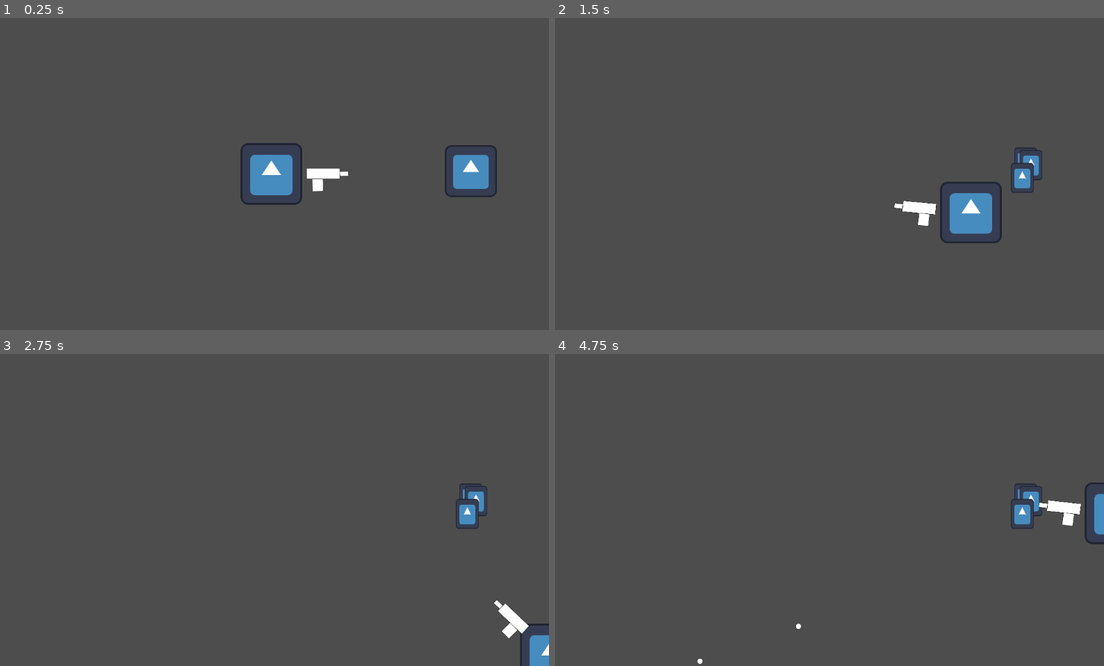
Above: before the commit, frames 1-4 (two rows, left to right).
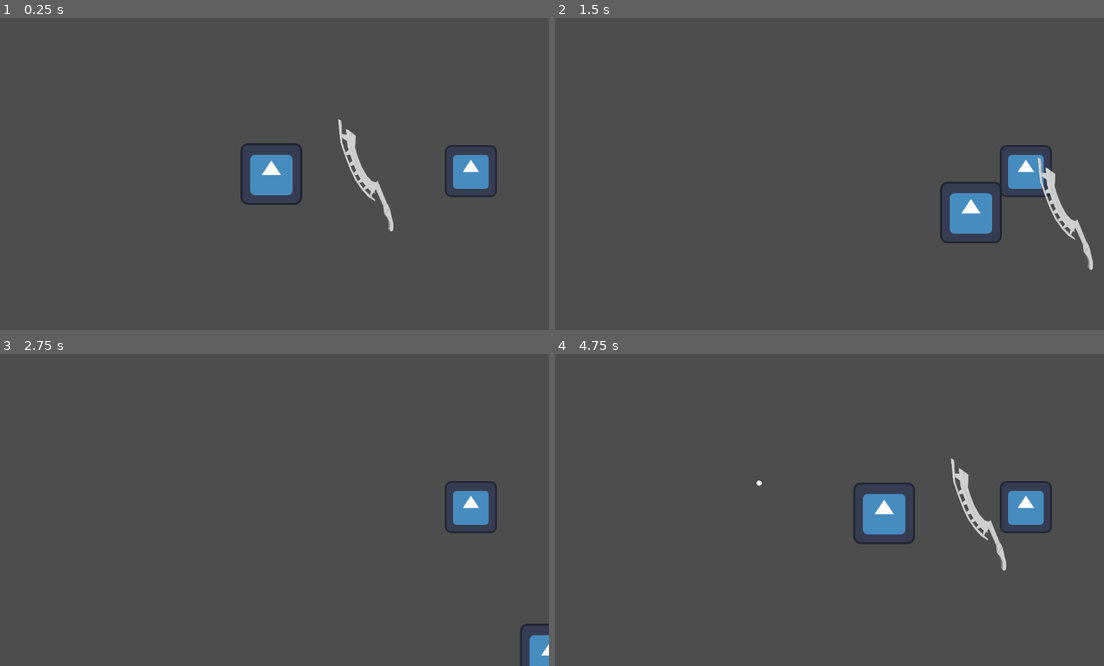
Above: after the commit, the same moments.

Repository: Deepak-Yadav-14/Final-Launch
Game: Godot game, scene res://scenes/Main.tscn
The game is run twice, just before and just after one commit, with the same random seed, the same clock (stepped at 60 frames per second) and the same inputs. The engine's default icon, where the game draws it, is replaced by a stand-in: a white triangle on a blue panel in a dark square.
Inputs (mouse positions are in pixels of both pictures, inside the frame that each line leads up to):
- Up to frame 1 (0.25 s): no input
- Up to frame 2 (1.5 s): tap Enter at 0.5 s; move the mouse to (1027, 170) at 0.52 s; press the mouse at (1027, 170) at 0.53 s; hold D (move_right) 0.53-1.28 s; tap Ctrl (melee_attack, bound only after the commit) at 0.8, 1.35 s; move the mouse to (714, 189) at 1.27 s; release the mouse at (714, 189) at 1.28 s; hold S (move_down) from 1.28 s (still down)
- Up to frame 3 (2.75 s): click (159, 525) at 1.55 s; move the mouse to (329, 441) at 2.02 s; release S (move_down) at 2.03 s; hold D (move_right) from 2.03 s (still down); tap E (assasinate) at 2.1 s; tap Ctrl (melee_attack, bound only after the commit) at 2.3 s
- Up to frame 4 (4.75 s): move the mouse to (796, 572) at 2.77 s; release D (move_right) at 2.78 s; hold W (move_up) 2.78-3.53 s; tap Q (hide) at 2.85 s; click (796, 572) at 3.05 s; move the mouse to (994, 556) at 3.52 s; press the mouse at (994, 556) at 3.53 s; hold A (move_left) from 3.53 s (still down); tap Ctrl (melee_attack, bound only after the commit) at 3.8, 4.35 s; move the mouse to (659, 463) at 4.27 s; release the mouse at (659, 463) at 4.28 s; click (659, 463) at 4.55 s

The runs differ from the first frame. In frame 1, 1.0% of the frame differs, in the area x 55-72%, y 32-69%; in frame 2, 1.6%; in frame 3, 1.0%; in frame 4, 3.4%, in the area x 25-100%, y 33-100%.

Commit message:
Added Melee Attack ability  (50% Work done)

Diff:
--- a/project.godot
+++ b/project.godot
@@ -52,3 +52,9 @@
 "events": [Object(InputEventKey,"resource_local_to_scene":false,"resource_name":"","device":-1,"window_id":0,"alt_press …(192 unchanged characters)…
 ]
 }
+melee_attack={
+"deadzone": 0.2,
+"events": [Object(InputEventKey,"resource_local_to_scene":false,"resource_name":"","device":-1,"window_id":0,"alt_pressed":false,"shift_pressed":false,"ctrl_pressed":false,"meta_pressed":false,"pressed":false,"keycode":0,"physical_keycode":4194326,"key_label":0,"unicode":0,"location":0,"echo":false,"script":null)
+, Object(InputEventMouseButton,"resource_local_to_scene":false,"resource_name":"","device":-1,"window_id":0,"alt_pressed":false,"shift_pressed":false,"ctrl_pressed":false,"meta_pressed":false,"button_mask":1,"position":Vector2(216, 14),"global_position":Vector2(225, 62),"factor":1.0,"button_index":1,"canceled":false,"pressed":true,"double_click":false,"script":null)
+]
+}
--- /dev/null
+++ b/scenes/Melee.tscn
@@ -0,0 +1,58 @@
+[gd_scene load_steps=3 format=3 uid="uid://dj7tnqmmp6kxg"]
+
+[ext_resource type="Texture2D" uid="uid://lxdrakooejus" path="res://assets/Melee/model (1).png" id="2_wlxw1"]
+
+[sub_resource type="RectangleShape2D" id="RectangleShape2D_y3rc2"]
+size = Vector2(126, 268)
+
+[node name="Melee" type="Node2D"]
+
+[node name="Weapon Pivot" type="Marker2D" parent="."]
+
+[node name="Melee_Area" type="Area2D" parent="Weapon Pivot"]
+
+[node name="CollisionShape2D" type="CollisionShape2D" parent="Weapon Pivot/Melee_Area"]
+position = Vector2(192, 7)
+shape = SubResource("RectangleShape2D_y3rc2")
+
+[node name="Gun Right" type="Sprite2D" parent="Weapon Pivot/Melee_Area/CollisionShape2D"]
+visible = false
+position = Vector2(32, -44)
+rotation = 3.14159
+scale = Vector2(0.281477, -0.281477)
+texture = ExtResource("2_wlxw1")
+offset = Vector2(41, 21)
+region_enabled = true
+region_rect = Rect2(392.169, 2.01801, 201.34, 953.642)
+
+[node name="Gun Left" type="Sprite2D" parent="Weapon Pivot/Melee_Area/CollisionShape2D"]
+position = Vector2(13, -10)
+rotation = -0.341704
+scale = Vector2(0.281, 0.281)
+texture = ExtResource("2_wlxw1")
+offset = Vector2(-41.1888, 23.1702)
+region_enabled = true
+region_rect = Rect2(357.932, -0.13427, 302.43, 952.941)
+
+[node name="Gun Up" type="Sprite2D" parent="Weapon Pivot/Melee_Area/CollisionShape2D"]
+visible = false
+position = Vector2(8, -7)
+rotation = 1.5708
+scale = Vector2(0.281, 0.281)
+texture = ExtResource("2_wlxw1")
+offset = Vector2(1.0034, -57.3045)
+region_enabled = true
+region_rect = Rect2(278.044, -5.84051, 373.758, 967.207)
+
+[node name="Gun Down" type="Sprite2D" parent="Weapon Pivot/Melee_Area/CollisionShape2D"]
+visible = false
+position = Vector2(8, -7)
+rotation = -1.5708
+scale = Vector2(0.281, -0.281)
+texture = ExtResource("2_wlxw1")
+offset = Vector2(-0.579302, 51.3672)
+region_enabled = true
+region_rect = Rect2(349.372, -11.5467, 279.606, 944.382)
+
+[node name="Shoot Point" type="Marker2D" parent="Weapon Pivot"]
+position = Vector2(342, -2)
--- /dev/null
+++ b/scenes/Melee_Test_Window.tscn
@@ -0,0 +1,19 @@
+[gd_scene load_steps=4 format=3 uid="uid://pcy5pxgcqe3y"]
+
+[ext_resource type="PackedScene" uid="uid://cawa06wk802cf" path="res://scenes/Player.tscn" id="1_mcdv4"]
+[ext_resource type="PackedScene" uid="uid://ckcgvcs48y6ck" path="res://scenes/enemy_test.tscn" id="2_w1bwj"]
+[ext_resource type="PackedScene" uid="uid://bvhc5v4lsjkmy" path="res://scenes/Destructible.tscn" id="3_yuo05"]
+
+[node name="Enemy test window" type="Node2D"]
+
+[node name="Player" parent="." instance=ExtResource("1_mcdv4")]
+position = Vector2(130, 136)
+
+[node name="Camera2D" type="Camera2D" parent="Player"]
+
+[node name="Enemy" parent="." node_paths=PackedStringArray("player") instance=ExtResource("2_w1bwj")]
+position = Vector2(820, 133)
+player = NodePath("../Player")
+
+[node name="Destructible" parent="." instance=ExtResource("3_yuo05")]
+position = Vector2(818, 398)
--- a/scenes/Player.tscn
+++ b/scenes/Player.tscn
@@ -1,8 +1,9 @@
-[gd_scene load_steps=6 format=3 uid="uid://cawa06wk802cf"]
+[gd_scene load_steps=7 format=3 uid="uid://cawa06wk802cf"]
 
 [ext_resource type="Script" uid="uid://befnegaheb4mi" path="res://scripts/player_controller.gd" id="1_kpjcp"]
 [ext_resource type="Texture2D" uid="uid://lk0ms1kw6k4i" path="res://icon.svg" id="1_xhfnw"]
 [ext_resource type="PackedScene" uid="uid://c76y1ybmgjtgc" path="res://scenes/Gun.tscn" id="3_3li8b"]
+[ext_resource type="PackedScene" uid="uid://dj7tnqmmp6kxg" path="res://scenes/Melee.tscn" id="4_mdl7e"]
 
 [sub_resource type="RectangleShape2D" id="RectangleShape2D_v6fml"]
 size = Vector2(115, 112)
@@ -22,7 +23,10 @@
 shape = SubResource("RectangleShape2D_v6fml")
 
 [node name="Gun" parent="." instance=ExtResource("3_3li8b")]
+visible = false
 scale = Vector2(0.483301, 0.483301)
+
+[node name="Melee" parent="." instance=ExtResource("4_mdl7e")]
 
 [node name="AssasinateZone" type="Area2D" parent="."]
 collision_layer = 0
@@ -30,3 +34,5 @@
 
 [node name="CollisionShape2D" type="CollisionShape2D" parent="AssasinateZone"]
 shape = SubResource("CircleShape2D_3li8b")
+
+[node name="MeleeCooldown" type="Timer" parent="."]
--- a/scripts/enemy_test.gd
+++ b/scripts/enemy_test.gd
@@ -61,4 +61,9 @@
 	health -= 1
 	if health <= 0:
 		print("Enemie Dies")
-		queue_free()
+		die()
+
+
+func die() -> void:
+	queue_free()
+	print("Enemy defeated")
--- /dev/null
+++ b/scripts/melee_attack.gd
@@ -0,0 +1,48 @@
+extends Node2D
+
+@onready var gun_right: Sprite2D = $"Weapon Pivot/Gun Right"
+@onready var gun_left: Sprite2D = $"Weapon Pivot/Gun Left"
+@onready var gun_up: Sprite2D = $"Weapon Pivot/Gun Up"
+@onready var gun_down: Sprite2D = $"Weapon Pivot/Gun Down"
+@onready var shoot_point: Marker2D = $"Weapon Pivot/Shoot Point"
+
+@export var fire_rate:float = 0.2
+
+const BULLET = preload("res://scenes/Bullet.tscn")
+
+var time_since_last_shot: float = 0.0
+
+func _process(delta: float) -> void:
+	var mouse_pos = get_global_mouse_position()
+	var to_mouse = (mouse_pos - global_position).normalized()
+	var angle = to_mouse.angle()
+
+	rotation = angle
+
+	gun_right.visible = false;
+	gun_left.visible = false;
+	gun_up.visible = false;
+	gun_down.visible = false;
+
+	var deg = rad_to_deg(angle)
+	deg = fposmod(deg,360)
+
+	if deg >= 45 and deg < 135:
+		gun_down.visible = true
+	elif deg >= 135 and deg < 225:
+		gun_left.visible = true
+	elif deg >= 225 and deg < 315:
+		gun_up.visible = true
+	else:
+		gun_right.visible = true
+
+	time_since_last_shot += delta
+	if Input.is_action_pressed("shoot") and time_since_last_shot >= fire_rate:
+		shoot_bullet(to_mouse)
+		time_since_last_shot = 0.0
+
+func shoot_bullet(direction: Vector2):
+	var bullet = BULLET.instantiate()
+	get_tree().current_scene.add_child(bullet)
+	bullet.global_position = shoot_point.global_position
+	bullet.rotation = direction.angle()
--- a/scripts/player_controller.gd
+++ b/scripts/player_controller.gd
@@ -8,16 +8,31 @@
 @export var speed: float = 400
 @export var health: float = 10
 @export var is_detected: bool = false
+@export var melee_cooldown_time: float = 0.6
 
+@onready var melee_area: Area2D = $"Melee/Weapon Pivot/Melee_Area"
+@onready var melee_cooldown: Timer = $MeleeCooldown
 var collected_fuel_tank: int = 0
 var is_hiding: bool = false
 var can_assasinate: bool = false
 var is_in_hide_zone: bool = true
+var is_attacking: bool = false
+
+
+func _ready() -> void:
+	melee_cooldown.wait_time = melee_cooldown_time
+	melee_cooldown.one_shot   = true
+	melee_cooldown.autostart  = false
+	melee_cooldown.stop()
 
 func _physics_process(_delta: float) -> void:
 	if is_detected:
 		handle_normal_movement()
 		return
+
+	if Input.is_action_just_pressed("melee_attack") and melee_cooldown.is_stopped():
+		perform_melee_attack()
+
 
 	if is_hiding:
 		if Input.get_vector("move_left","move_right","move_up","move_down") != Vector2.ZERO:
@@ -29,7 +44,7 @@
 	handle_normal_movement()
 
 func handle_normal_movement():
-	var direction = Input.get_vector("moasve_left","move_right","move_up","move_down")
+	var direction = Input.get_vector("move_left","move_right","move_up","move_down")
 	velocity = direction * speed
 	move_and_slide()
 
@@ -40,6 +55,19 @@
 			hide_under_table()
 		else:
 			unhide()
+
+func perform_melee_attack() -> void:
+	is_attacking=true
+	melee_cooldown.start()
+	# Optional: Add animation or visual feedback here
+	print("Player performs melee attack")
+
+	var bodies = melee_area.get_overlapping_bodies()
+	for body in bodies:
+		if body.is_in_group("enemy"):
+			body.take_damage(100)
+
+	is_attacking = false
 
 func unhide():
 	is_hiding = false
Binary file added: assets/Melee/model (1).png
Not shown, added: assets/Melee/model (1).png.import
Not shown, added: scripts/melee_attack.gd.uid
